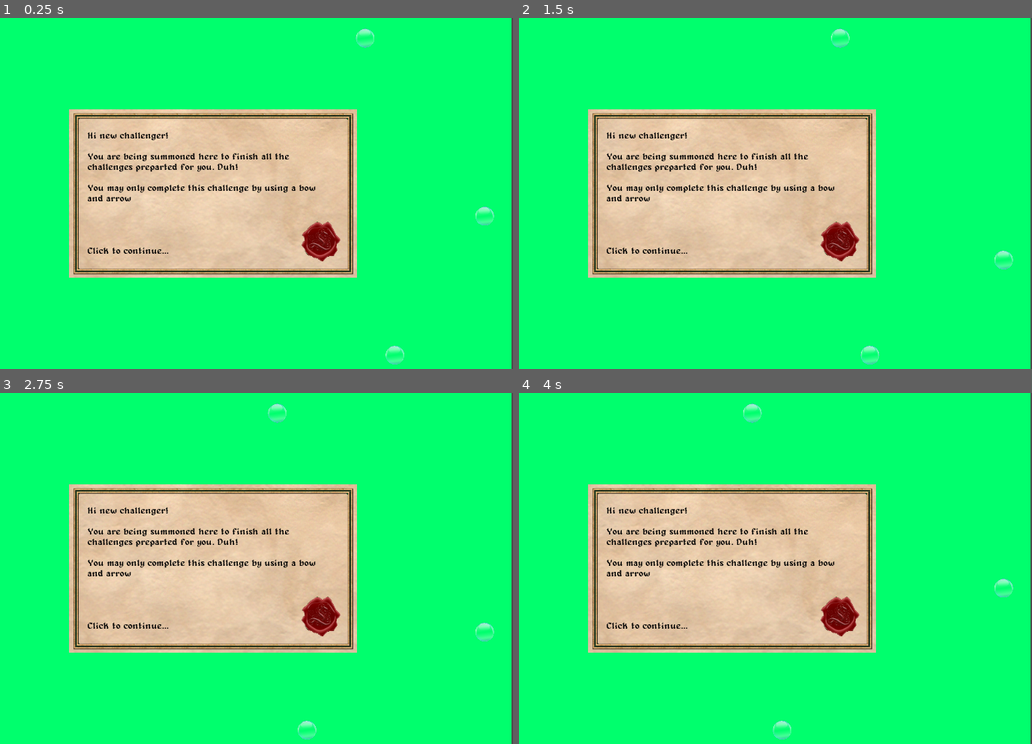
Above: before the commit, frames 1-4 (two rows, left to right).
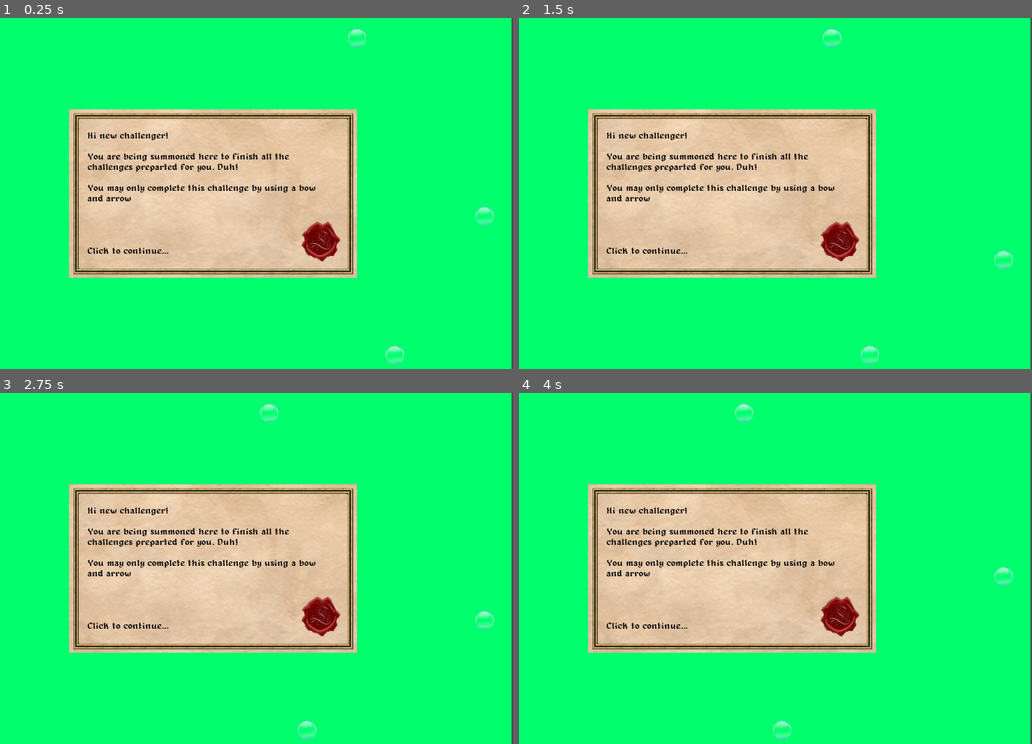
Above: after the commit, the same moments.

Repository: lpancho/ArrowMan
Game: Godot game, scene res://scenes/stages/EndlessStage.tscn
The game is run twice, just before and just after one commit, with the same random seed, the same clock (stepped at 60 frames per second) and the same inputs. This scene is started directly instead of the project's main scene.
Inputs (mouse positions are in pixels of both pictures, inside the frame that each line leads up to):
- Up to frame 1 (0.25 s): no input
- Up to frame 2 (1.5 s): move the mouse to (862, 175) at 0.52 s; tap Space (ui_select) at 0.77 s; move the mouse to (611, 211) at 1.27 s
- Up to frame 3 (2.75 s): tap Space (ui_select) at 1.52 s; move the mouse to (271, 491) at 2.02 s
- Up to frame 4 (4 s): move the mouse to (703, 638) at 2.77 s; tap Space (ui_select) at 3.02, 3.77 s; move the mouse to (914, 621) at 3.52 s

The runs differ from the first frame. In frame 1, 0.2% of the frame differs, in the area x 67-73%, y 2-9%; in frame 2, 0.2%; in frame 3, 0.3%, in the area x 50-97%, y 2-71%; in frame 4, 0.3%.

Commit message:
Changs in spawner

Diff:
--- a/scripts/Spawner.gd
+++ b/scripts/Spawner.gd
@@ -1,15 +1,19 @@
 extends Position2D
 
+# Spawner positions
 enum positions {top, bottom, right}
 export var current_position = positions.right
 
+# Movement of spawner
 var direction = 1
 var movement = 1
-const half_size = 20
+var pixel_bounds = 30
 
+# Screen view
 var max_view_x = 0
 var max_view_y = 0
 
+# List of fruits
 var fruits_scn = [
 	"res://scenes/fruits/Apple.tscn",
 	"res://scenes/fruits/Banana.tscn",
@@ -27,16 +31,16 @@
 
 func _process(delta):
 	if current_position == positions.right:
-		if position.y + half_size + movement > max_view_y:
+		if position.y + pixel_bounds + movement > max_view_y:
 			direction = -1
-		elif position.y - half_size - movement < 0:
+		elif position.y - pixel_bounds - movement < 0:
 			direction = 1
 
 		position.y = position.y + (movement * direction)
 	elif current_position == positions.top || current_position == positions.bottom:
-		if position.x + half_size + movement > max_view_x:
+		if position.x + pixel_bounds + movement > max_view_x:
 			direction = -1
-		elif position.x - half_size - movement < 0:
+		elif position.x - pixel_bounds - movement < 0:
 			direction = 1
 
 		position.x = position.x + (movement * direction)
